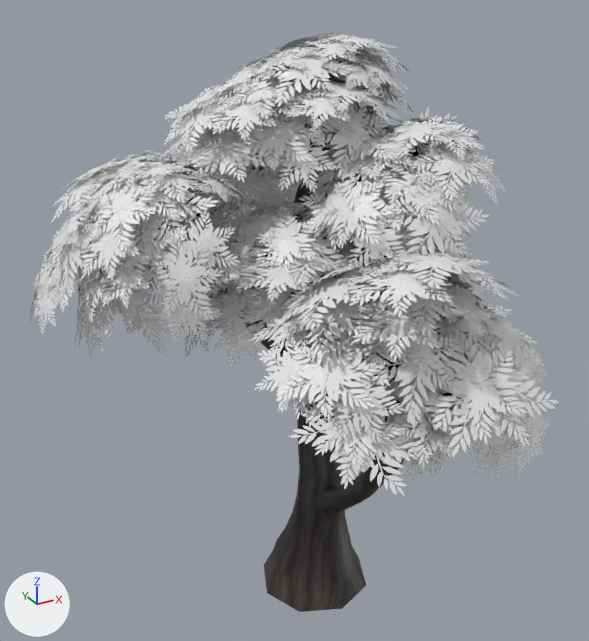
The FBX model LightProjectGame/Assets/FBX/Foliage/tree_02.fbx, before and after one commit.
One viewpoint serves both versions: a 50 mm lens placed at (-14.7, -24.9, 25.1), pointed at (-1.2, -0.4, 12.8). Every picture has the same lights, and +X, +Y and +Z are marked at lower left. Objects named as collision shapes, trigger or cutter boxes, shadow casters or lower levels of detail are left out. Where no turn or scale is listed for an object, it has been applied to the vertices.

In view in the first picture: 'Tree_02_LOD0'.
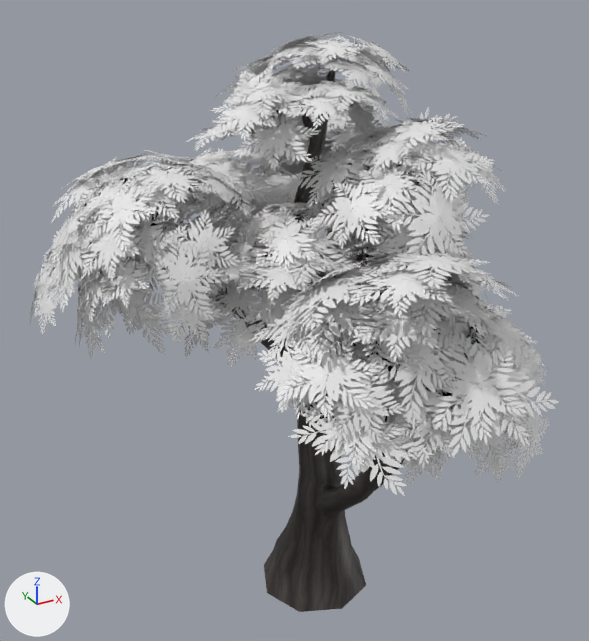
What differs and where, as boxes (x1, y1, x2, y2) in the pictures (589 x 641 px):
part 1 of me_tree_02_lod0, deleted: before (69, 34, 504, 427)
part 2 of me_tree_02_lod0, cut back: before (163, 40, 403, 328); after (113, 40, 408, 328)

The change, as a diff of the scene's bpy script:
```diff
--- a/LightProjectGame/Assets/FBX/Foliage/tree_02.fbx.py
+++ b/LightProjectGame/Assets/FBX/Foliage/tree_02.fbx.py
@@ me_tree_02_lod0 @@
 # used by ob_tree_02_lod0; location = (0.0, 0.0, 0.0)
-me_tree_02_lod0.from_pydata(...)  # 7880 vertices, 6580 faces; spans x -10.7..8.3, y -11.3..9.3, z 0.0..23.1
+me_tree_02_lod0.from_pydata(...)  # 6691 vertices, 5510 faces; spans x -10.7..8.3, y -11.3..9.3, z 0.0..23.1
+# me_tree_02_lod0 part 1: 118 loose pieces with 1062 vertices, spanning x -9.2..6.1, y -10.1..8.3, z 12.7..23.0, are deleted
+# me_tree_02_lod0 part 2
+# 71 vertices are removed from x -7.4..0.9, y -3.8..1.6, z 12.9..22.2
+# 128 faces are deleted
+# 2 vertices move within x -3.6..-2.5, y -1.7..0.1, z 20.2..22.2
+# 54 new faces join them, mat_bark_001 (picture img_bark_basecolor_png)
+# 4 new faces join them, mat_branches_003 (its picture is missing)
 me_tree_02_lod0.materials.append(mat_bark_001)
```
